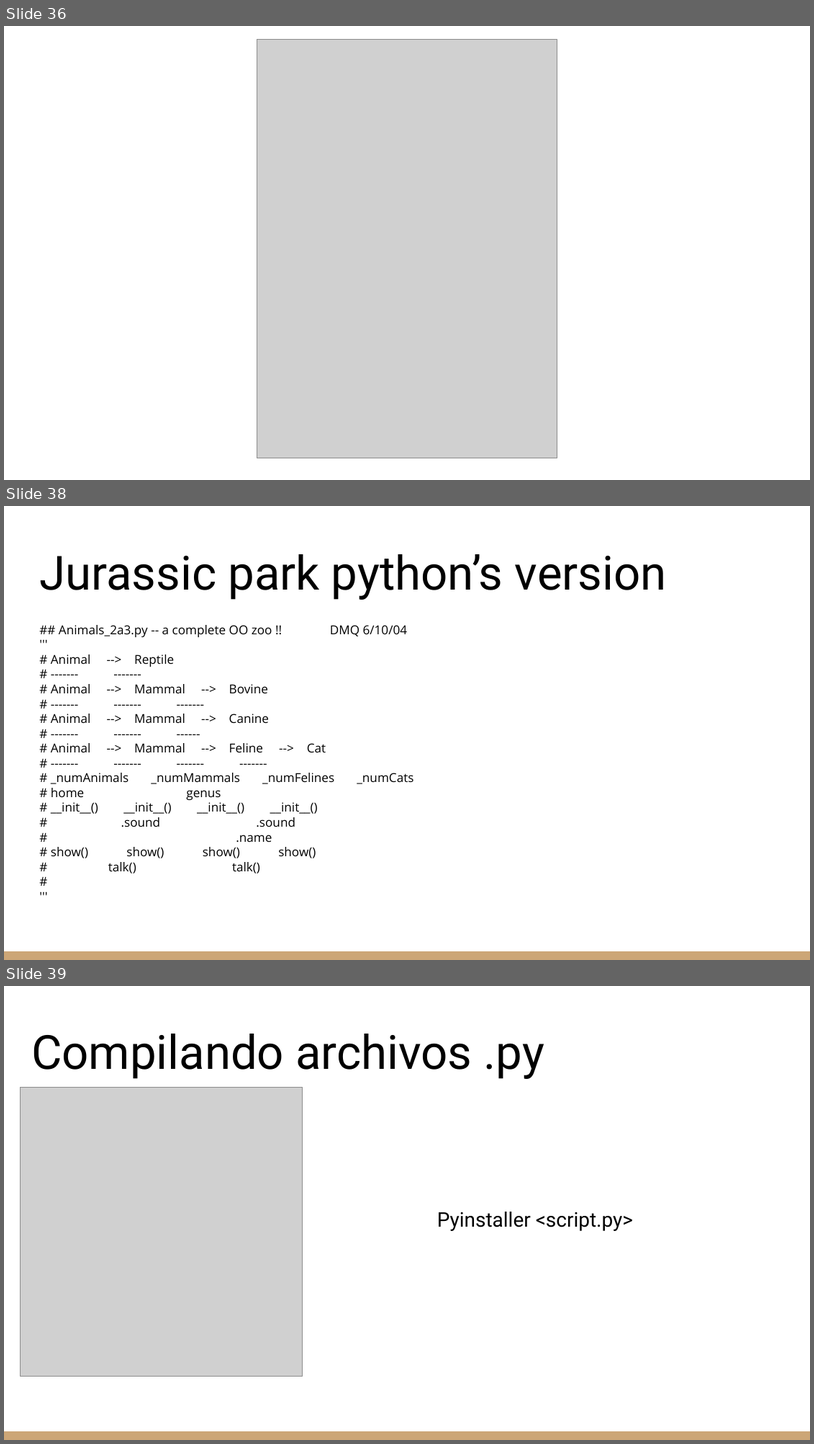
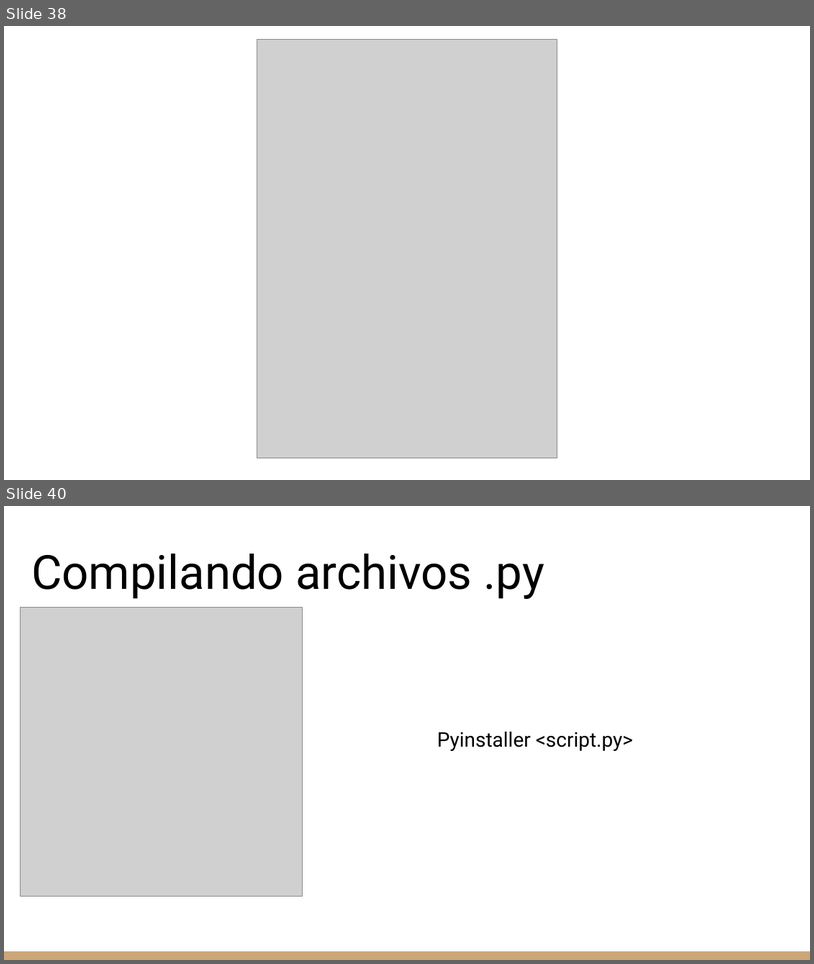
Before and after one commit to cyberh99/python-s-initiations, a slide deck: Python_slides.odp. Shown one above the other, each under a label of ours: slides 36, 38 and 39 before the commit, slides 38 and 40 after it; the slides between them are not shown. The pictures are 814x1444 and 814x964 pixels, drawn with LibreOffice and Linux fonts; fonts in the diff are those of the drawing; grey boxes stand for pictures. Boxes give left, top, right and bottom in pixels: in the first picture for what was removed or moved away, otherwise in the second. Text is boxed around its words. In the diff, an @@ line names an element or a change of style, - is before the commit and + after.

Commit message:
Slides edited

```diff
--- a/Python_slides.odp
+++ b/Python_slides.odp
@@ slide 38 removed at (4,506,810,960), background #FFFFFF; not listed: 1 template element that a slide beside it also shows @@
@@ title removed at (39,554,667,600) @@
-Jurassic park python’s version
@@ text removed at (51,625,414,873) @@
-## Animals_2a3.py -- a complete OO zoo !! DMQ 6/10/04
-'''
-# Animal --> Reptile
-# ------- -------
-# Animal --> Mammal --> Bovine
-# ------- ------- -------
-# Animal --> Mammal --> Canine
-# ------- ------- ------
-# Animal --> Mammal --> Feline --> Cat
-# ------- ------- ------- -------
-# _numAnimals _numMammals _numFelines _numCats
-# home genus
-# __init__() __init__() __init__() __init__()
-# .sound .sound
-# .name
-# show() show() show() show()
-# talk() talk()
-#
-'''
@@ what was slide 36 is now slide 38 @@
@@ what was slide 39 is now slide 40 @@
```
Also in this commit, not shown: 6 slides added, 3 other slides removed, 1 other file.
